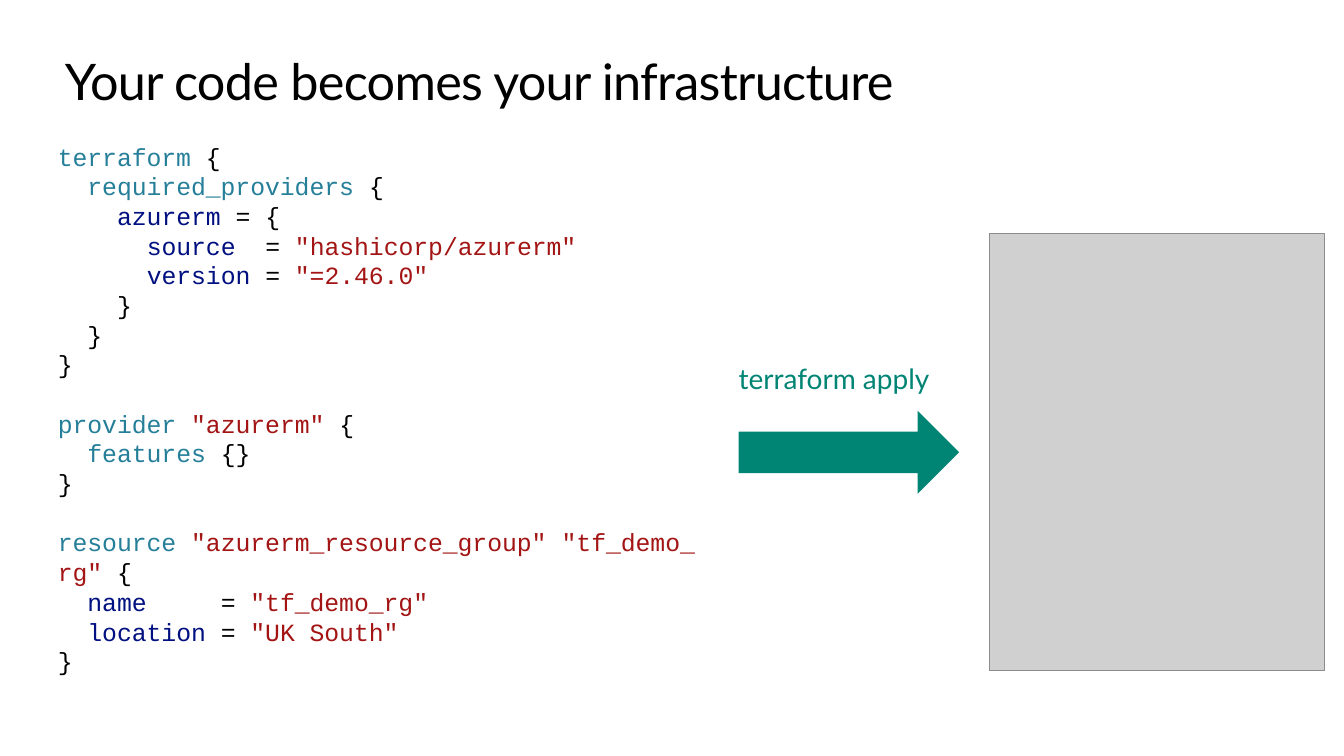
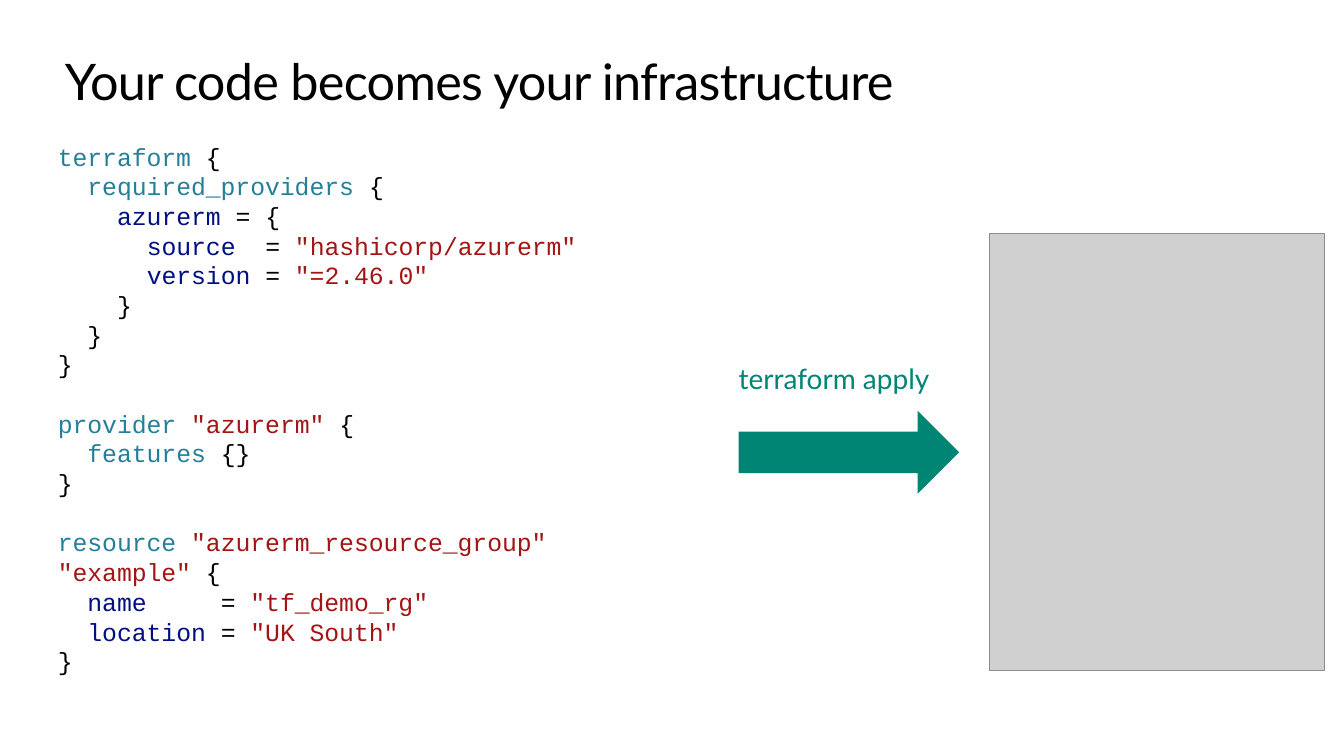
Before and after one commit to TIS-Cloud-Team/TF_Community_workshop, a slide deck: slide 11 of PPTs/02_core_workflow_and_configuration.pptx. Drawn at 1344x756 pixels with LibreOffice and Linux fonts; fonts in the diff are those of the drawing; grey boxes stand for pictures; background and template pictures are left out. Boxes give left, top, right and bottom in pixels: in the first picture for what was removed or moved away, otherwise in the second. Text is boxed around its words. In the diff, an @@ line names an element or a change of style, - is before the commit and + after.

Commit message:
Update CD demo and add clarity to slides

```diff
--- a/PPTs/02_core_workflow_and_configuration.pptx
+++ b/PPTs/02_core_workflow_and_configuration.pptx
@@ text at [58,533,546,586]: text changed @@
-resource "azurerm_resource_group" "tf_demo_rg" {
+resource "azurerm_resource_group" "example" {
```
Also in this commit, not shown: 7 other slides changed, 30 other files.
